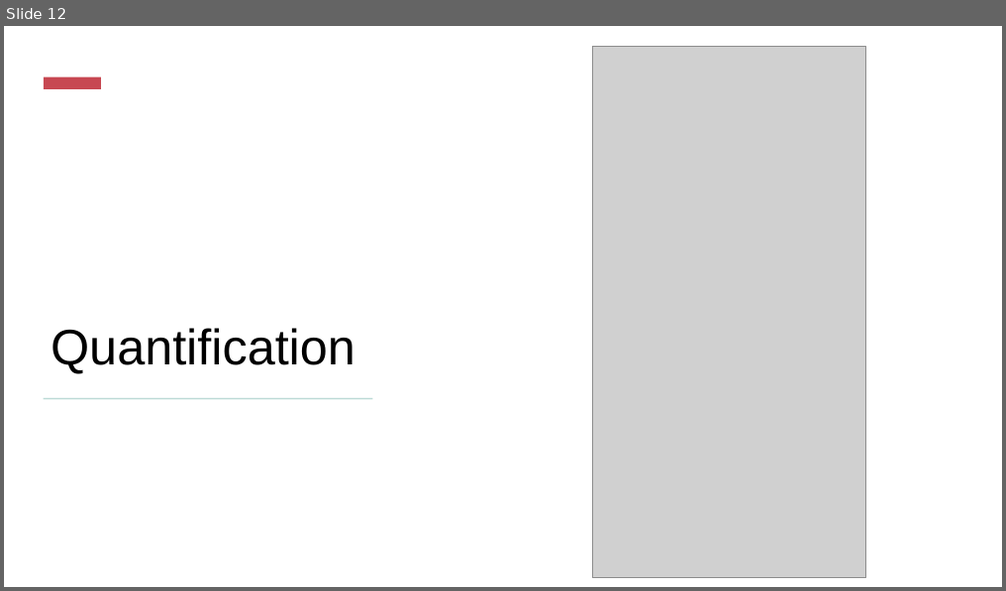
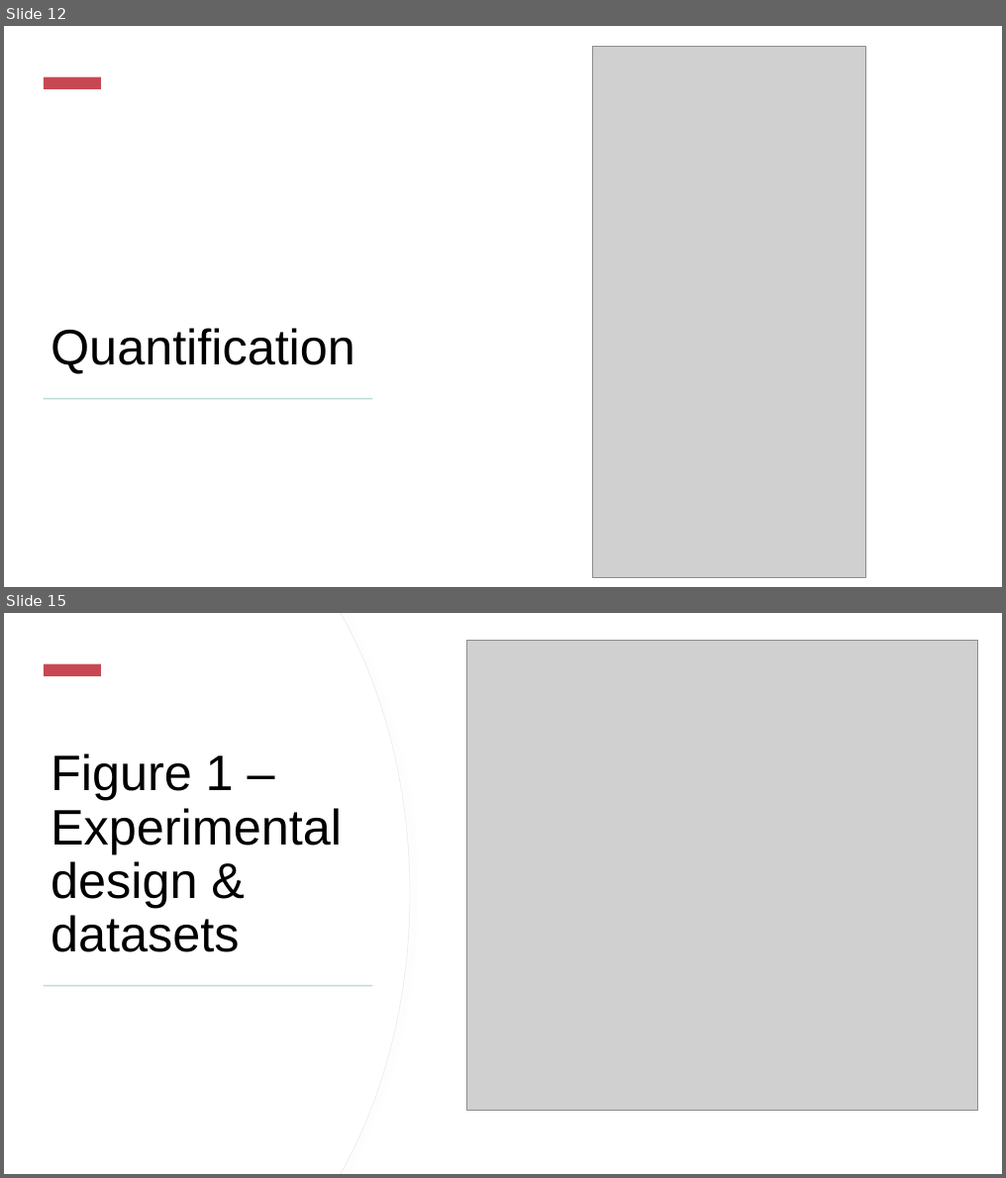
Before and after one commit to nslavov/SlavovLab, a slide deck: teaching/NS_3.pptx. Shown one above the other, each under a label of ours: slide 12 before the commit, slides 12 and 15 after it; the slides between them are not shown. The pictures are 1006x591 and 1006x1178 pixels, drawn with LibreOffice and Linux fonts; fonts in the diff are those of the drawing; grey boxes stand for pictures. Boxes give left, top, right and bottom in pixels: in the first picture for what was removed or moved away, otherwise in the second. Text is boxed around its words. In the diff, an @@ line names an element or a change of style, - is before the commit and + after.

```diff
--- a/teaching/NS_3.pptx
+++ b/teaching/NS_3.pptx
@@ slide 15 added at (x1=4, y1=613, x2=1002, y2=1174), background #FFFFFF @@
@@ rectangle added at (x1=4, y1=613, x2=1002, y2=1174), fill #FFFFFF @@
@@ freeform shape added at (x1=4, y1=613, x2=410, y2=1174), fill #FFFFFF, outline #E5F0EF 0.75 pt @@
@@ freeform shape added at (x1=4, y1=613, x2=409, y2=1174), fill #FFFFFF @@
@@ picture added at (x1=467, y1=640, x2=979, y2=1111) @@
@@ rectangle added at (x1=44, y1=664, x2=101, y2=676), fill #C74852 @@
@@ title added at (x1=51, y1=754, x2=342, y2=953), 48 pt, text #000000 @@
+Figure 1 – Experimental design & datasets
@@ rectangle added at (x1=58, y1=739, x2=952, y2=1050), fill #FFFFFF, outline #E5F0EF 1 pt @@
@@ rectangle added at (x1=44, y1=985, x2=373, y2=986), fill #BDDBD7 @@
```
Also in this commit, not shown: 10 other slides added.
